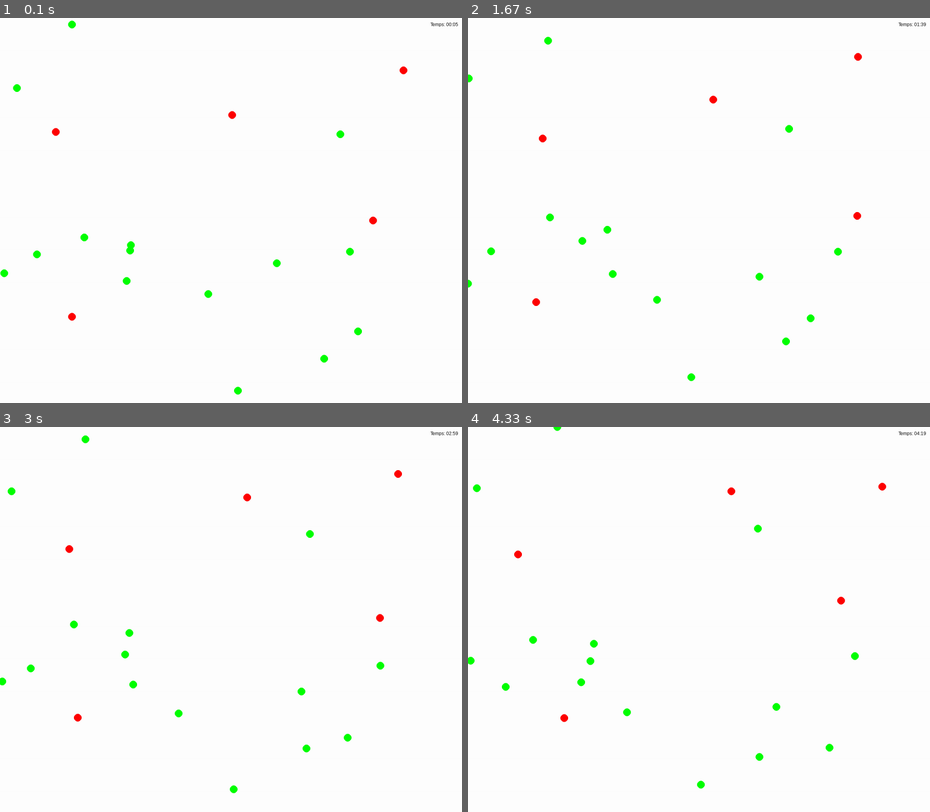
Above: before the commit, frames 1-4 (two rows, left to right).
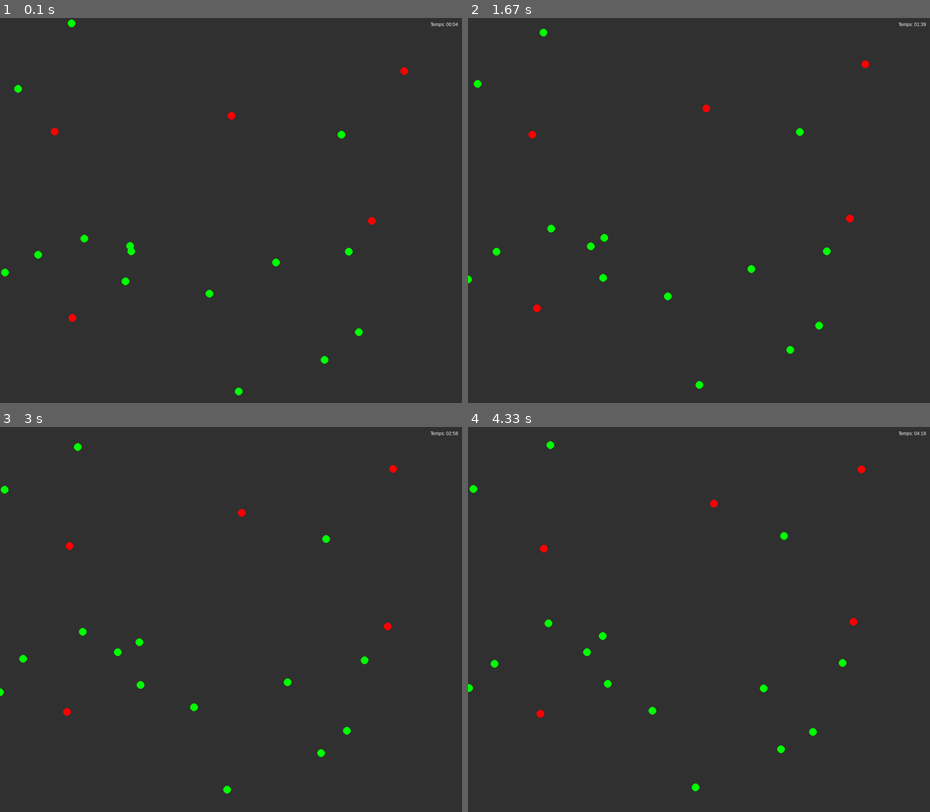
Above: after the commit, the same moments.

Repository: Florian-DELRIEU/IA-PreyPredators
Game: pygame game, started from main.py
Same seed, same stepped clock (60 frames per second), same inputs: the game is played once before the commit and once after it.
Inputs:
- Up to frame 1 (0.1 s): no input
- Up to frame 2 (1.67 s): tap Space at 0.33, 0.73, 1.03, 1.23, 1.57 s
- Up to frame 3 (3 s): tap Space at 1.87, 2.07, 2.37, 2.63, 2.97 s
- Up to frame 4 (4.33 s): tap Space at 3.27, 3.4, 3.8, 4.1 s

The runs differ from the first frame. In frame 1, 100% of the frame differs, in the area x 0-100%, y 0-100%; in frame 2, 100%; in frame 3, 100%; in frame 4, 100%.

Commit message:
[1.5] - dark theme and fix pause - change color for black theme - fix frame update when pause

Diff:
--- a/classes.py
+++ b/classes.py
@@ -55,7 +55,7 @@
         :return:
         """
         for end_x,end_y in self.rays:
-            pygame.draw.line(window, GREY, (self.x, self.y), (end_x, end_y),width=1)
+            pygame.draw.line(window, WHITE, (self.x, self.y), (end_x, end_y),width=1)
 
     def move(self,method = "random"):
         """
--- a/main.py
+++ b/main.py
@@ -31,10 +31,10 @@
             if event.key == pygame.K_SPACE:
                 paused = not paused
 
-    window.fill(WHITE)
+    window.fill(GREY)
 
     time_string = f"Temps: {frame // 60:02}:{frame % 60:02}"
-    text_surface = font.render(time_string, True, BLACK)
+    text_surface = font.render(time_string, True, WHITE)
     window.blit(text_surface, (width - text_surface.get_width() - 10, 10))
 
     if selected_blob:
@@ -43,7 +43,7 @@
                     f"Cible: {'True' if selected_blob.target else 'False'}"
         selected_blob.create_rays()
         selected_blob.draw_rays(window)
-        info_surface = font.render(info_text, True, BLACK)
+        info_surface = font.render(info_text, True, WHITE)
         window.blit(info_surface, (10, 10))
 
     if not paused:
@@ -52,6 +52,8 @@
                 blob.detect(Preys)
             blob.move()
             blob.energy_turn()
+        clock.tick(FPS)
+        frame += 1
 
     for blob in Preys + Predators:
         blob.draw(window)
